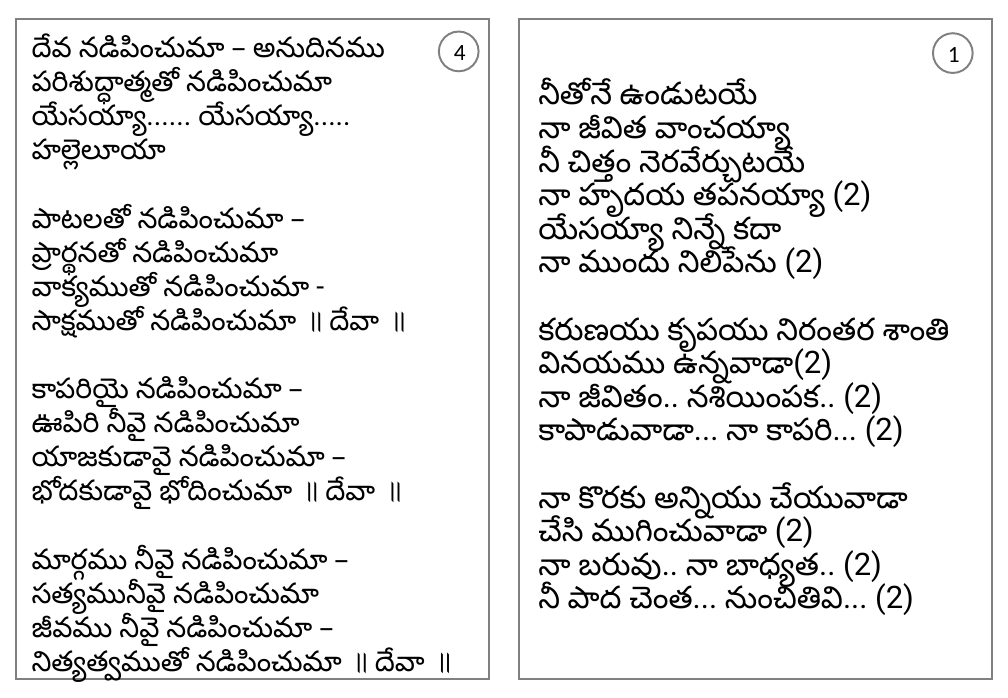
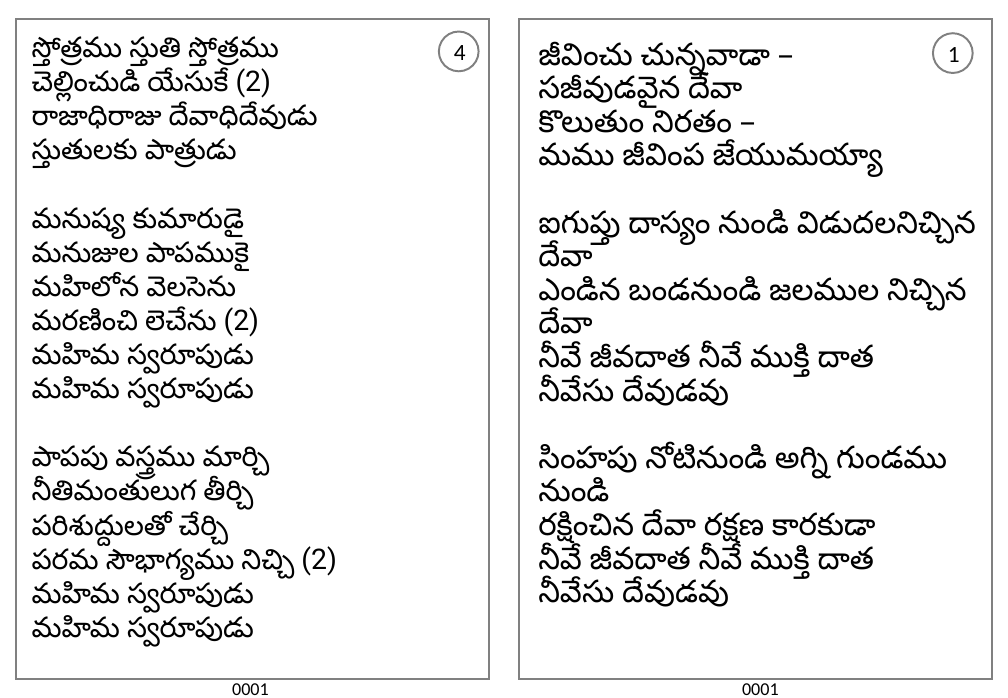
Before and after one commit to venu-webdev/songsDb, a slide deck: slide 1 of songsTemplate.pptx. Drawn at 1008x698 pixels with LibreOffice and Linux fonts; fonts in the diff are those of the drawing. Boxes give left, top, right and bottom in pixels: in the first picture for what was removed or moved away, otherwise in the second. Text is boxed around its words. In the diff, an @@ line names an element or a change of style, - is before the commit and + after.

```diff
--- a/songsTemplate.pptx
+++ b/songsTemplate.pptx
@@ text at [32,36,337,647]: text changed @@
-దేవ నడిపించుమా – అనుదినము
-పరిశుద్ధాత్మతో నడిపించుమా
-యేసయ్యా...... యేసయ్యా..... హల్లెలూయా
-పాటలతో నడిపించుమా –
-ప్రార్థనతో నడిపించుమా
-వాక్యముతో నడిపించుమా -
-సాక్షముతో నడిపించుమా ॥ దేవా ॥
-కాపరియై నడిపించుమా –
-ఊపిరి నీవై నడిపించుమా
-యాజకుడావై నడిపించుమా –
-భోదకుడావై భోదించుమా ॥ దేవా ॥
-మార్గము నీవై నడిపించుమా –
-సత్యమునీవై నడిపించుమా
-జీవము నీవై నడిపించుమా –
-నిత్యత్వముతో నడిపించుమా ॥ దేవా ॥
+స్తోత్రము స్తుతి స్తోత్రము
+చెల్లించుడి యేసుకే (2)
+రాజాధిరాజు దేవాధిదేవుడు
+స్తుతులకు పాత్రుడు
+మనుష్య కుమారుడై
+మనుజుల పాపముకై
+మహిలోన వెలసెను
+మరణించి లెచేను (2)
+మహిమ స్వరూపుడు
+మహిమ స్వరూపుడు
+పాపపు వస్త్రము మార్చి
+నీతిమంతులుగ తీర్చి
+పరిశుద్దులతో చేర్చి
+పరమ సౌభాగ్యము నిచ్చి (2)
+మహిమ స్వరూపుడు
+మహిమ స్వరూపుడు
@@ text at [538,42,976,607]: text changed @@
-నీతోనే ఉండుటయే
-నా జీవిత వాంచయ్యా
-నీ చిత్తం నెరవేర్చుటయే
-నా హృదయ తపనయ్యా (2)
-యేసయ్యా నిన్నే కదా
-నా ముందు నిలిపేను (2)
-కరుణయు కృపయు నిరంతర శాంతి
-వినయము ఉన్నవాడా(2)
-నా జీవితం.. నశియింపక.. (2)
-కాపాడువాడా... నా కాపరి... (2)
-నా కొరకు అన్నియు చేయువాడా
-చేసి ముగించువాడా (2)
-నా బరువు.. నా బాధ్యత.. (2)
-నీ పాద చెంత... నుంచితివి... (2)
+జీవించు చున్నవాడా –
+సజీవుడవైన దేవా
+కొలుతుం నిరతం –
+మము జీవింప జేయుమయ్యా
+ఐగుప్తు దాస్యం నుండి విడుదలనిచ్చిన దేవా
+ఎండిన బండనుండి జలముల నిచ్చిన దేవా
+నీవే జీవదాత నీవే ముక్తి దాత
+నీవేసు దేవుడవు
+సింహపు నోటినుండి అగ్ని గుండము నుండి
+రక్షించిన దేవా రక్షణ కారకుడా
+నీవే జీవదాత నీవే ముక్తి దాత
+నీవేసు దేవుడవు
@@ text added at [232,683,269,695], 14 pt, text #000000 @@
+0001
@@ text added at [742,683,779,695], 14 pt, text #000000 @@
+0001
```
Also in this commit, not shown: 1 other slide changed, 6 other files.
